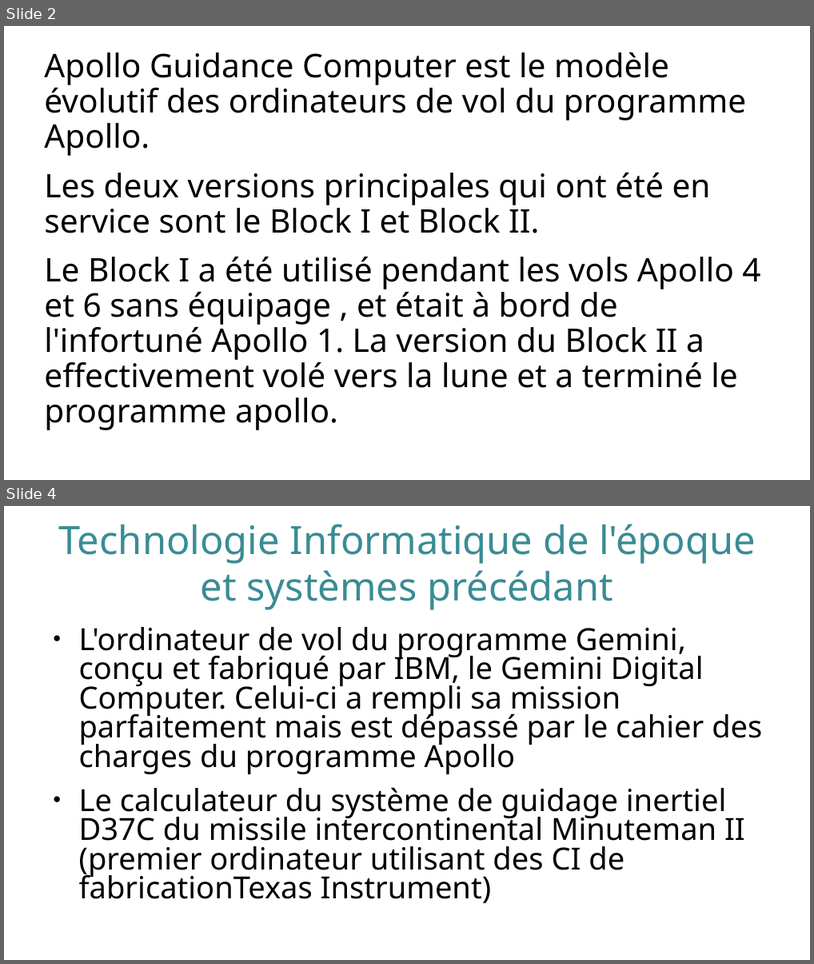
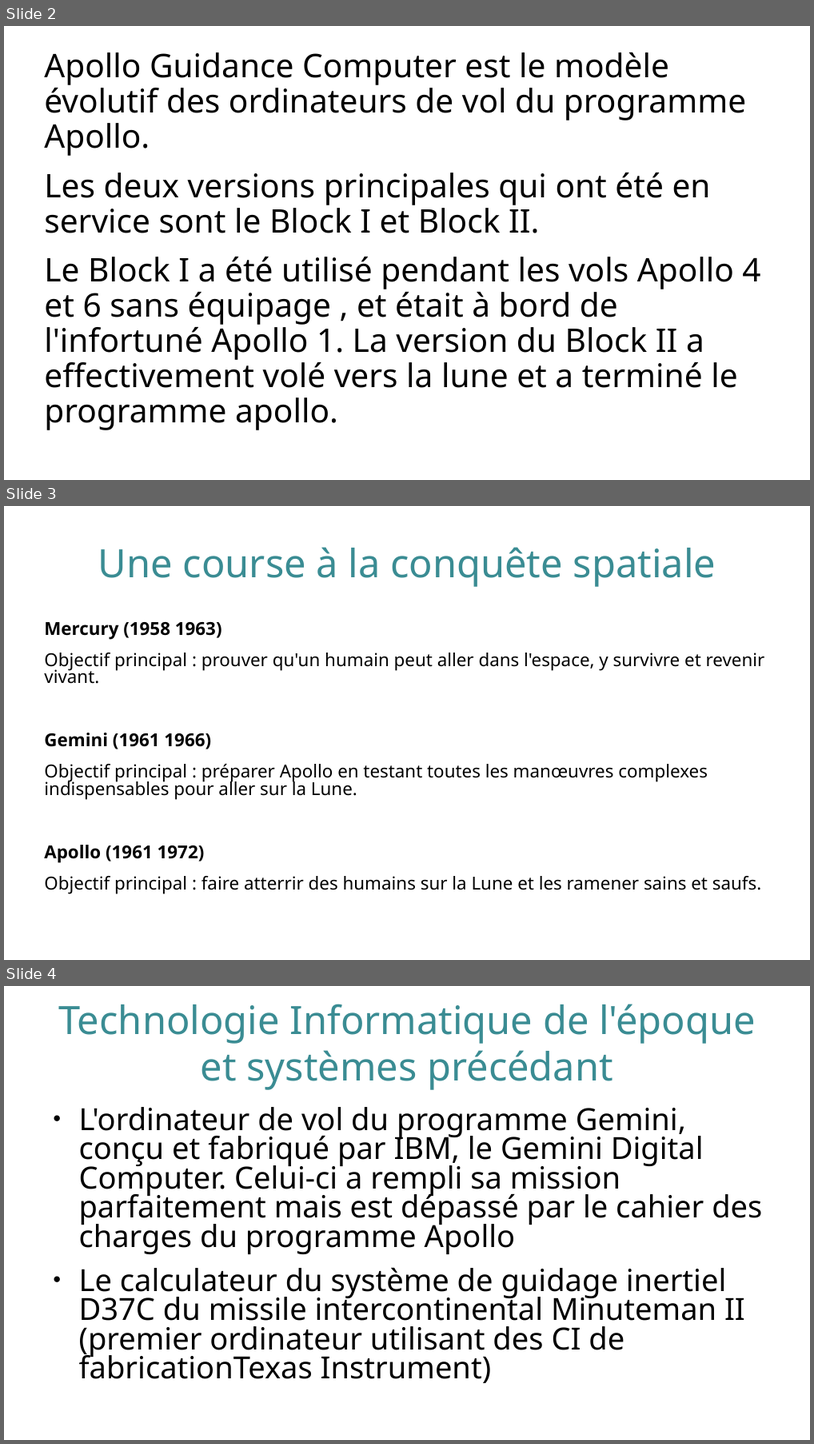
Before and after one commit to RegameyManuel/Presentation-AGC, a slide deck: AGC-Presentation.odp. Shown one above the other, each under a label of ours: slides 2 and 4 before the commit, slides 2, 3 and 4 after it; the slides between them are not shown. The pictures are 814x964 and 814x1444 pixels, drawn with LibreOffice and Linux fonts; fonts in the diff are those of the drawing. Boxes give left, top, right and bottom in pixels: in the first picture for what was removed or moved away, otherwise in the second. Text is boxed around its words. In the diff, an @@ line names an element or a change of style, - is before the commit and + after.

Commit message:
modif mercury gemini apollo

```diff
--- a/AGC-Presentation.odp
+++ b/AGC-Presentation.odp
@@ slide 3 added at [4,506,810,960], background #FFFFFF @@
@@ title added at [98,547,716,587], 38.4 pt, text #3A8C93 @@
+Une course à la conquête spatiale
@@ text added at [44,622,766,894], 17.6 pt, text #000000 @@
+Mercury (1958 1963)
+Objectif principal : prouver qu'un humain peut aller dans l'espace, y survivre et revenir vivant.
+Gemini (1961 1966)
+Objectif principal : préparer Apollo en testant toutes les manœuvres complexes indispensables pour aller sur la Lune.
+Apollo (1961 1972)
+Objectif principal : faire atterrir des humains sur la Lune et les ramener sains et saufs.
```
Also in this commit, not shown: 1 slide removed, 1 other file.
